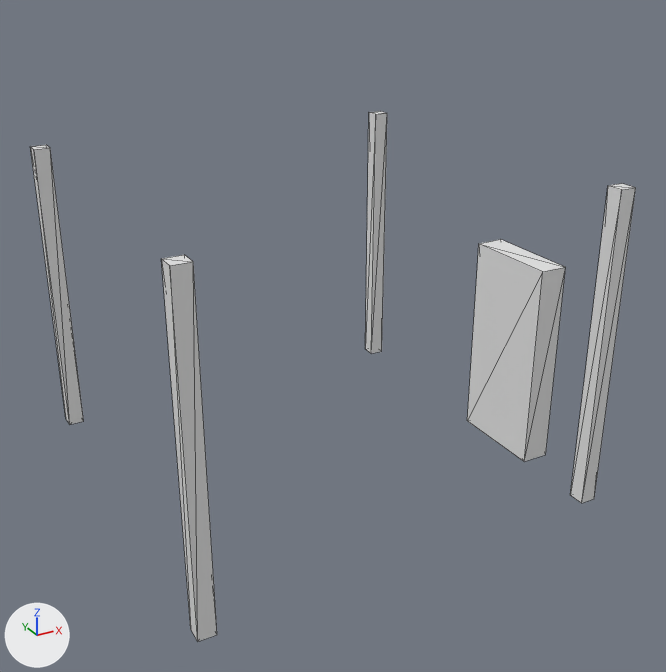
What one commit did to the OBJ model astro/3d_models/house/frame.obj.
The view is the same before and after, from a 50 mm camera at (-1.95, -3.8, 1.56) aimed at (0.06, -0.15, -0.26). The axes (+X, +Y, +Z) are drawn at lower left. The lights are the same throughout. Mesh edges are drawn as thin lines. Where no turn or scale is listed for an object, it has been applied to the vertices.

Objects in the first picture: 'House_Frame_Cube.016'.
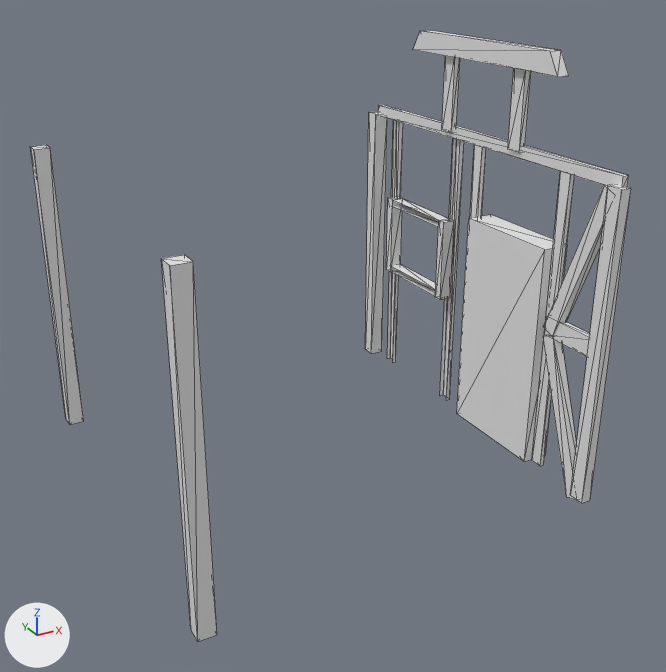
The edits, one by one:
me_house_frame_cube_016 is used by ob_house_frame_cube_016; location (0.0, 0.0, 0.0).
me_house_frame_cube_016 had 40 vertices, 60 faces and spanned x -1.04..1.1, y -1.04..1.04, z -1.01..0.56.
me_house_frame_cube_016 now has 160 vertices, 216 faces and spans x -1.04..1.1, y -1.04..1.04, z -1.04..1.07.
me_house_frame_cube_016 part 1: a new loose piece, a box spanning x 1.004..1.035, y -1.0..1.0, z 0.546..0.608.
me_house_frame_cube_016 part 2: a new loose piece, a box spanning x 1.004..1.03, y -0.024..0.044, z -1.002..0.547.
me_house_frame_cube_016 part 3: a new loose piece, a box spanning x 1.004..1.03, y -0.682..-0.614, z -1.002..0.547.
me_house_frame_cube_016 part 4: a new loose piece, a box spanning x 0.955..1.026, y 0.21..0.26, z -0.365..0.094.
me_house_frame_cube_016 part 5: a new loose piece, a box spanning x 0.955..1.026, y 0.74..0.792, z -0.365..0.094.
me_house_frame_cube_016 part 6: a new loose piece, a box spanning x 0.99..1.021, y -0.331..-0.241, z 0.579..0.994.
me_house_frame_cube_016 part 7: a new loose piece, a box spanning x 0.99..1.021, y 0.233..0.322, z 0.579..0.994.
me_house_frame_cube_016 part 8: a new loose piece, a box spanning x 0.977..1.01, y -0.992..-0.647, z -0.259..-0.159.
Part 9, on me_house_frame_cube_016:
4 vertices in x 1.04, y -1.04..-0.96, z -1.01..0.56 move by (-0.03, 0.0, 0.0).
6 vertices move from x 0.95..1.1, y -0.61..-0.11, z -1.0..0.06 to x 0.95..1.1, y -0.61..-0.01, z -1.0..0.17.
40 vertices are added at x 0.95..1.03, y -1.0..0.83, z -1.04..1.07.
8 new vertices lie (0.08, 0.0, 0.0) away from vertices in x 0.95, y 0.25..0.75, z -0.36..0.09.
8 new vertices lie (0.05, 0.0, 0.0) away from vertices in x 0.97, y -1.0..-0.64, z -1.04..0.56.
60 new faces join them.

Pixel boxes (x1, y1, x2, y2) of what changed, in the pictures (666 x 672 px):
'House_Frame_Cube.016', reshaped (15% taller): before (30, 111, 636, 642); after (30, 30, 631, 642)
part 1 of me_house_frame_cube_016, added: after (378, 105, 629, 187)
part 2 of me_house_frame_cube_016, added: after (470, 145, 486, 218)
part 3 of me_house_frame_cube_016, added: after (532, 172, 575, 466)
part 4 of me_house_frame_cube_016, added: after (435, 218, 454, 300)
part 5 of me_house_frame_cube_016, added: after (386, 197, 403, 272)
part 6 of me_house_frame_cube_016, added: after (508, 69, 531, 153)
part 7 of me_house_frame_cube_016, added: after (442, 56, 460, 132)
part 8 of me_house_frame_cube_016, added: after (545, 316, 590, 357)
part 9 of me_house_frame_cube_016, built on: before (467, 183, 636, 503); after (387, 30, 631, 503)
